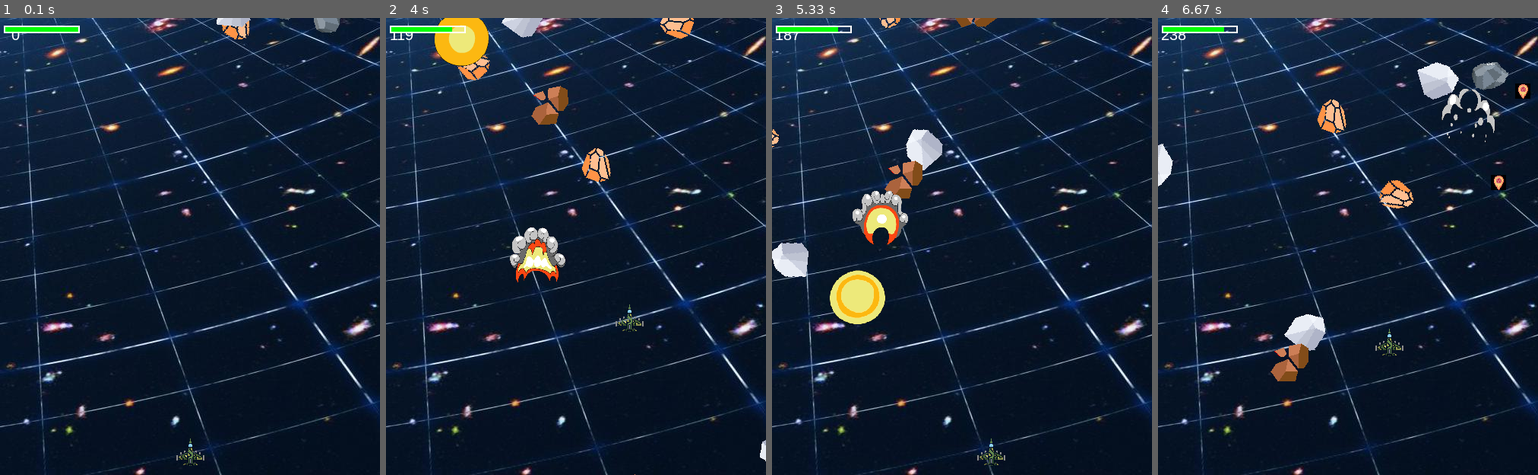
Above: before the commit, frames 1-4 (left to right).
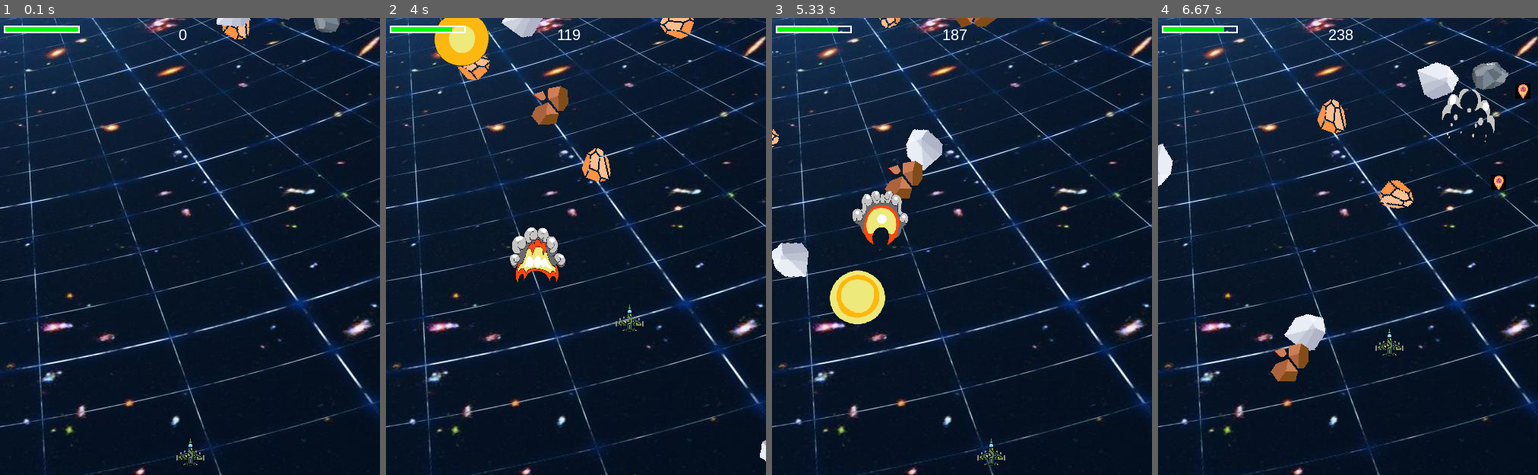
Above: after the commit, the same moments.

Repository: tobyWang-lab/pygame
Game: pygame game, started from main.py
The game is run twice, just before and just after one commit, with the same random seed, the same clock (stepped at 60 frames per second) and the same inputs.
Inputs:
- Up to frame 1 (0.1 s): no input
- Up to frame 2 (4 s): hold Right 0.33-0.8 s; hold Up 0.83-1.13 s; tap Space at 0.9, 1.23, 1.53, 1.73, 2.03, 2.3, 2.63, 2.93, 3.07, 3.47, 3.77 s; hold Right 1.17-1.63 s; hold Left 1.67-2.2 s; hold Down 2.23-2.53 s; hold Left 2.57-2.97 s; hold Up 3-3.37 s; hold Right from 3.4 s (still down)
- Up to frame 3 (5.33 s): release Right at 4.03 s; hold Down 4.07-4.43 s; tap Space at 4.13, 4.53, 4.83, 5.03 s; hold Left 4.47-4.93 s; hold Right from 4.97 s (still down)
- Up to frame 4 (6.67 s): tap Space at 5.33, 5.53, 5.87, 6.17, 6.37 s; release Right at 5.43 s; hold Up 5.47-5.77 s; hold Right 5.8-6.27 s; hold Left from 6.3 s (still down)

The runs differ from the first frame. In frame 1, less than 0.1% of the frame differs, in the area x 3-50%, y 2-5%; in frame 2, 0.1%; in frame 3, 0.1%; in frame 4, 0.1%, in the area x 1-52%, y 2-5%.

Commit message:
死亡的爆炸特效

Diff:
--- a/main.py
+++ b/main.py
@@ -14,6 +14,7 @@
 HEIGHT=600
 
 BLACK=(0,0,0)
+
 WHITE=(255,255,255)
 GREEN=(0,255,0)
 RED=(255,0,0)
@@ -57,6 +58,8 @@
 bump_anim['large']=[]
 # 石頭撞到飛船產生的小爆炸
 bump_anim['small']=[]
+# player 玩家死掉產生的爆炸
+bump_anim['player']=[]
 for j in range(1,10):
 	# 載入動畫所需圖片
 	bump_anim_img=pygame.image.load(os.path.join("img",f"bump0{j}.png")).convert()
@@ -64,7 +67,11 @@
 	# 將連續的圖片以75*75的size矬存入大爆炸的list裡
 	bump_anim['large'].append(pygame.transform.scale(bump_anim_img,(75,75)))
 	bump_anim['small'].append(pygame.transform.scale(bump_anim_img,(25,25)))
-
+for k in range(1,8):
+	bump_anim_player=pygame.image.load(os.path.join("img",f"player_expl0{k}.png")).convert()
+	# print("img",f"player_expl0{k}.png")
+	bump_anim_player.set_colorkey(BLACK)
+	bump_anim['player'].append(pygame.transform.scale(bump_anim_player,(75,75)))
 
 
 # 載入音效
@@ -74,6 +81,8 @@
 # 	pygame.mixer.Sound(os.path.join("sound","bomb.mp3"))
 # ]
 explode_sound = pygame.mixer.Sound(os.path.join("sound","bomb2.mp3"))
+# 死亡音效
+die_sound = pygame.mixer.Sound(os.path.join("sound","player_expl.mp3"))
 # 載入背景音樂
 pygame.mixer.music.load(os.path.join("sound","BGM.mp3"))
 # 調整BGM大小聲，參數:0~1
@@ -341,12 +350,18 @@
 	# 此外，加入此參數後要在物件1和群組2中加入圓形的半徑參數self.radius
 	hits = pygame.sprite.spritecollide(player,rocks,True,pygame.sprite.collide_circle)
 	for hit in hits:
+		if player.health<=0:
+			# 死亡的時候使用爆炸
+			die=Bump(player.rect.center,'player')
+			all_sprites.add(die)
+			# 播放死亡音效
+			die_sound.play
+			# running = False
 		player.health-=hit.radius
 		explosion = Bump(hit.rect.center, 'small')
 		all_sprites.add(explosion)
 		new_rock()
-		if player.health<=0:
-			running = False
+
 # 畫面顯示
 	# 將畫面填滿，三個參數分別為R、G、B，範圍都是0~255
 	# screen.fill((R,G,B))
@@ -356,7 +371,7 @@
 	screen.blit(background_img,(0,0))
 	# 將sprite群組裡所有遊戲物件放置在螢幕上
 	all_sprites.draw(screen)
-	draw_text(screen,str(score),20,20,10)
+	draw_text(screen,str(score),20,240,10)
 	# 畫出血量
 	draw_blood(screen,player.health,5,10)
 # 更新畫面
Binary file added: img/player_expl01.png
Binary file added: img/player_expl02.png
Binary file added: img/player_expl03.png
Binary file added: img/player_expl04.png
Binary file added: img/player_expl05.png
Binary file added: img/player_expl06.png
Binary file added: img/player_expl07.png
Binary file added: img/player_expl08.png
Not shown, changed: .DS_Store
Not shown, added: img/.DS_Store
Not shown, added: play_expl拷貝.tiff
Not shown, added: sound/.DS_Store
(and 1 more such lines)
